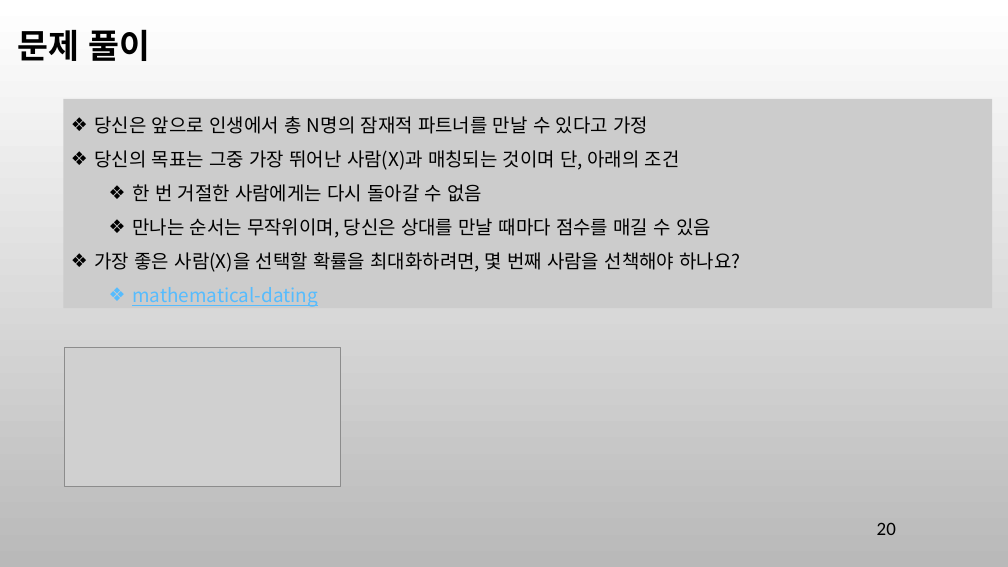
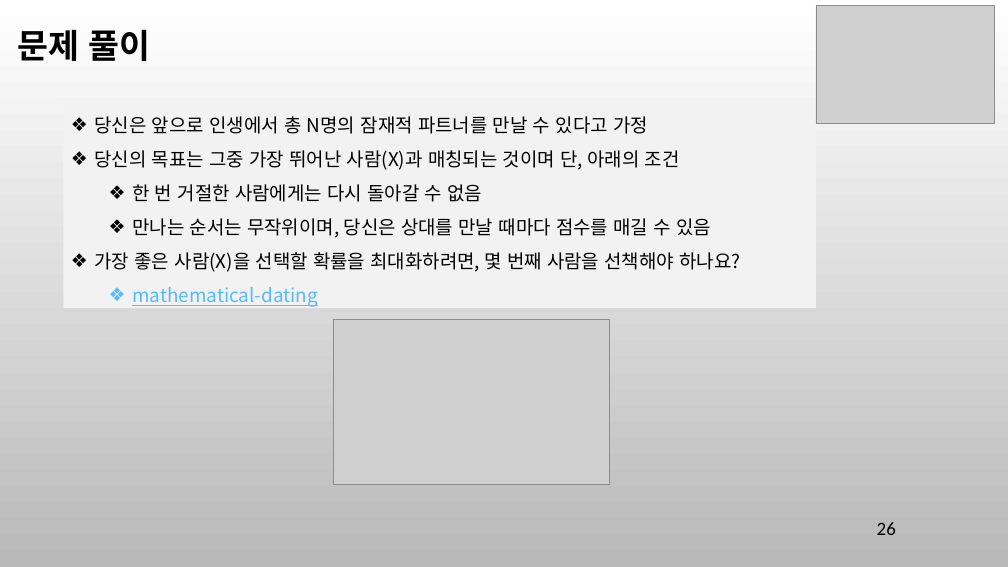
Before and after one commit to ancestor9/mathematics-for-machine-learning, a slide deck: slide 26 of 8_Modeling & Simulation.pptx (slide 20 before the commit). Drawn at 1008x567 pixels with LibreOffice and Linux fonts; fonts in the diff are those of the drawing; grey boxes stand for pictures; background and template pictures are left out. Boxes give left, top, right and bottom in pixels: in the first picture for what was removed or moved away, otherwise in the second. Text is boxed around its words. In the diff, an @@ line names an element or a change of style, - is before the commit and + after.

```diff
--- a/8_Modeling & Simulation.pptx
+++ b/8_Modeling & Simulation.pptx
@@ picture added at [816,5,994,123] @@
@@ rectangle "당신은 앞으로 인생에서 총 N명의 ...": place and size @@
-rectangle "당신은 앞으로 인생에서 총 N명의 ..." at [64,99,992,309]
+rectangle "당신은 앞으로 인생에서 총 N명의 ..." at [64,99,816,309]
@@ rectangle "당신은 앞으로 인생에서 총 N명의 ..." at [64,99,816,309]: fill #CCCCCC to #F2F2F2 @@
@@ picture: place and size @@
-picture at [65,348,341,486]
+picture at [333,319,609,484]
@@ page number at [877,522,896,535]: text changed @@
-20
+26
```
Also in this commit, not shown: 11 other slides changed, 8 slides added, 2 slides removed.
